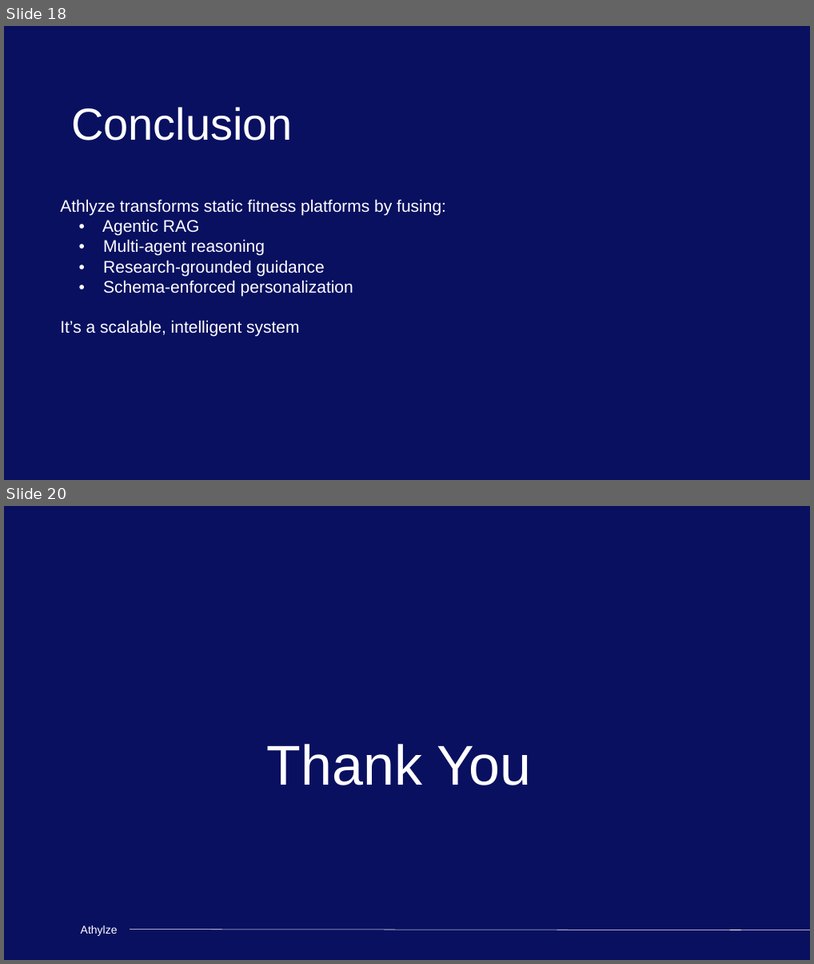
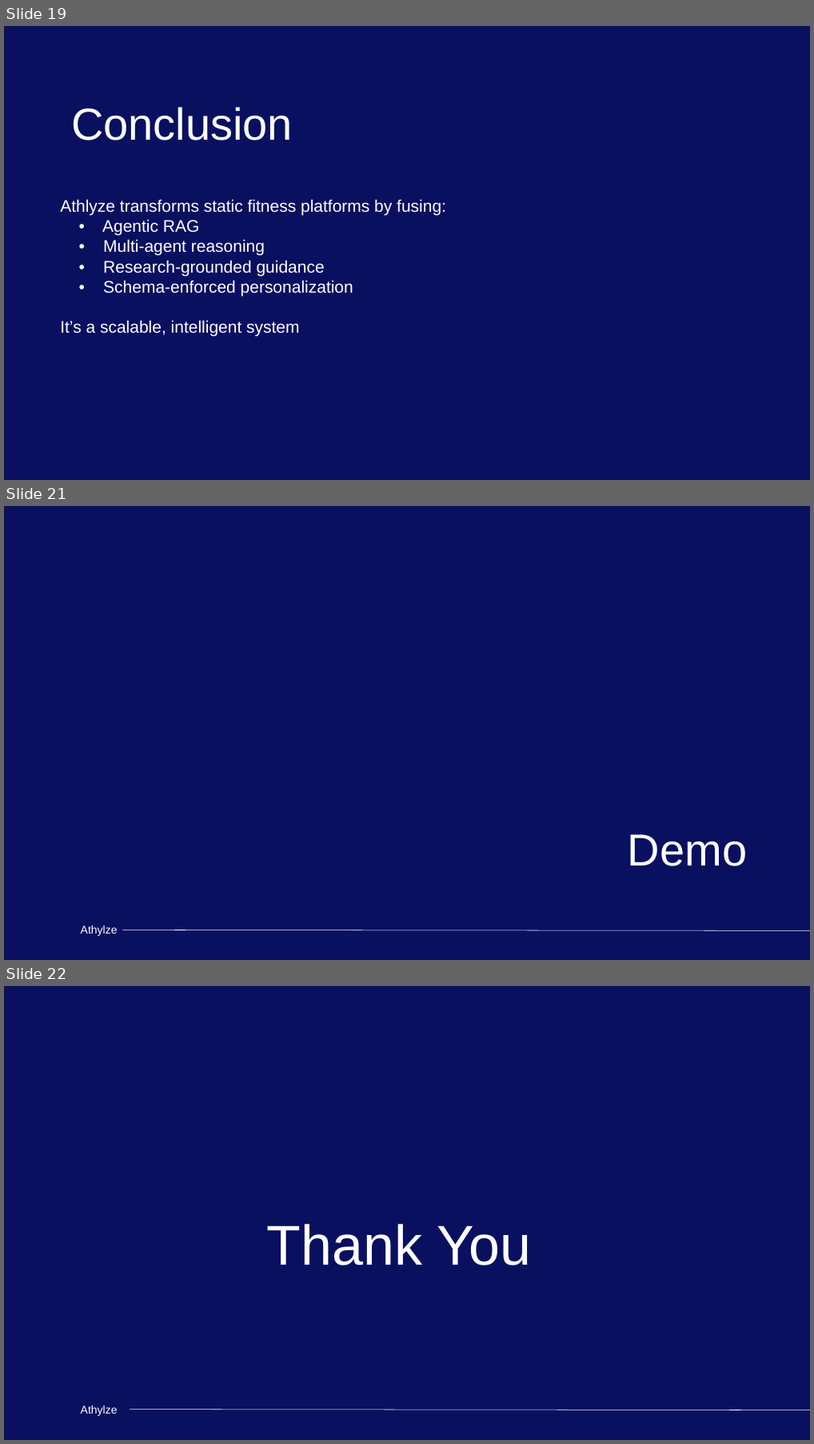
Before and after one commit to Nishchaypat/Athlyze, a slide deck: Athlyze_Final_PPT.pptx. Shown one above the other, each under a label of ours: slides 18 and 20 before the commit, slides 19, 21 and 22 after it; the slides between them are not shown. The pictures are 814x964 and 814x1444 pixels, drawn with LibreOffice and Linux fonts; fonts in the diff are those of the drawing; background and template pictures are left out. Boxes give left, top, right and bottom in pixels: in the first picture for what was removed or moved away, otherwise in the second. Text is boxed around its words. In the diff, an @@ line names an element or a change of style, - is before the commit and + after.

```diff
--- a/Athlyze_Final_PPT.pptx
+++ b/Athlyze_Final_PPT.pptx
@@ slide 21 added at [4, 506, 810, 960], background picture (left out) @@
@@ text added at [628, 834, 747, 866], 80 pt, text #FFFFFF @@
+Demo
@@ text added at [81, 925, 118, 936], 20 pt, text #FFFFFF @@
+Athylze
@@ line added from (123, 929) to (810, 931), #FFFFFF 0.75 pt @@
@@ what was slide 18 is now slide 19 @@
@@ what was slide 20 is now slide 22 @@
```
Also in this commit, not shown: 1 other slide added, 5 other files.
